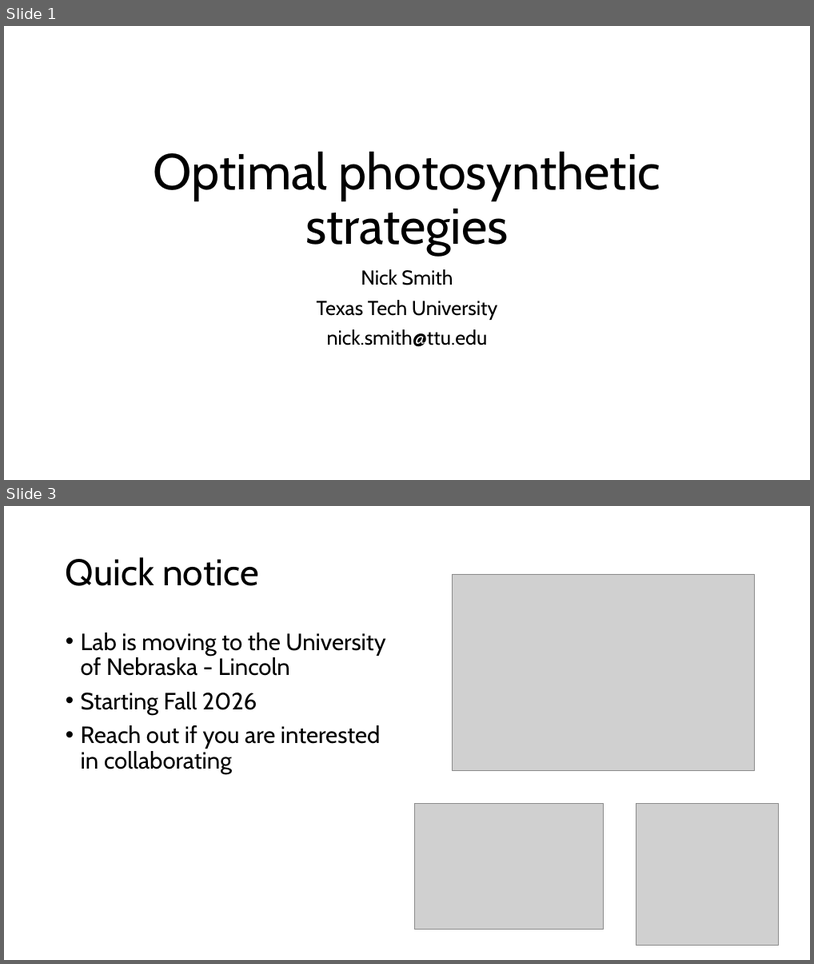
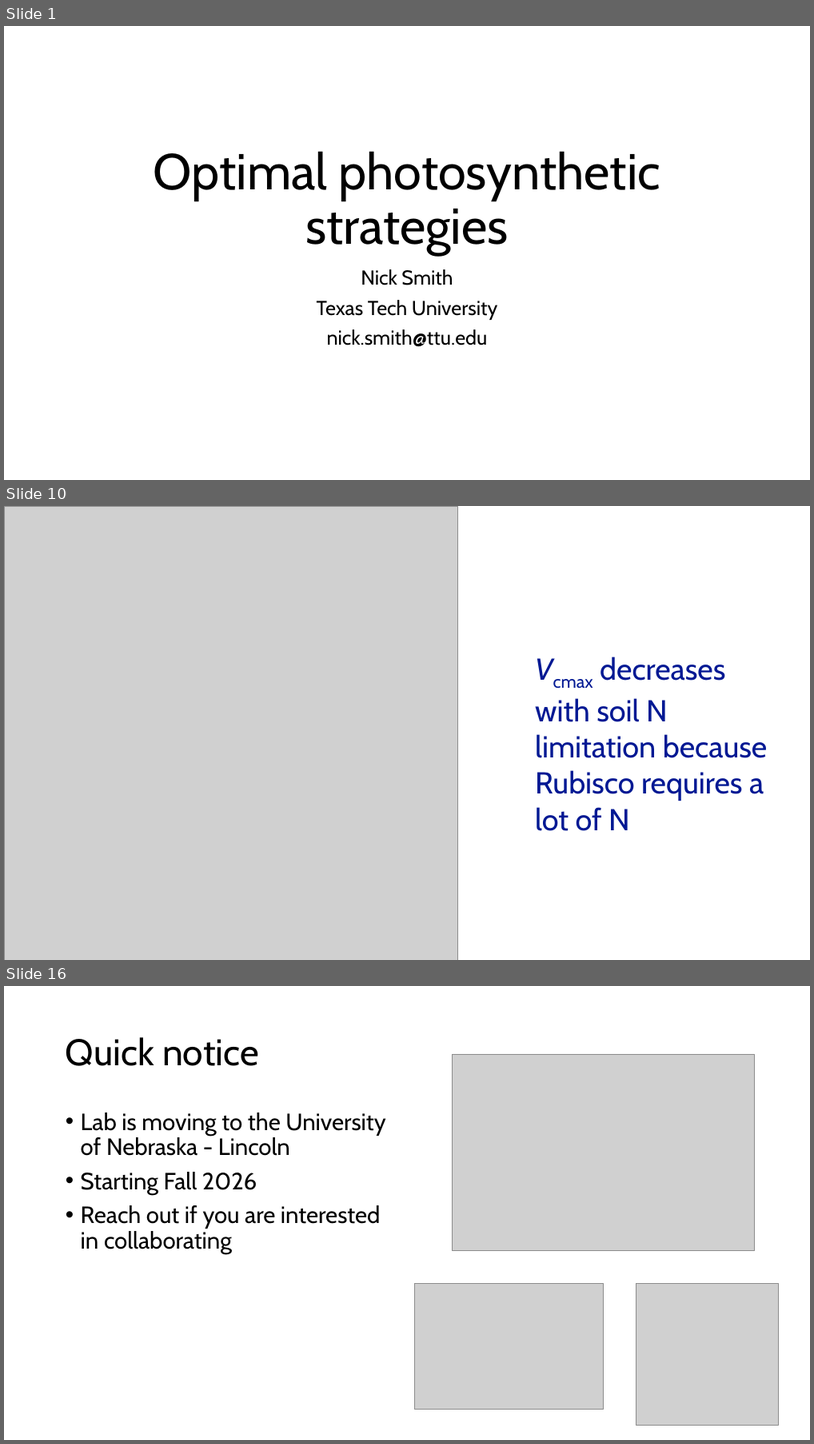
Before and after one commit to SmithEcophysLab/egu_2026, a slide deck: src/egu2026_optphoto_smith.pptx. Shown one above the other, each under a label of ours: slides 1 and 3 before the commit, slides 1, 10 and 16 after it; the slides between them are not shown. The pictures are 814x964 and 814x1444 pixels, drawn with LibreOffice and Linux fonts; fonts in the diff are those of the drawing; grey boxes stand for pictures. Boxes give left, top, right and bottom in pixels: in the first picture for what was removed or moved away, otherwise in the second. Text is boxed around its words. In the diff, an @@ line names an element or a change of style, - is before the commit and + after.

```diff
--- a/src/egu2026_optphoto_smith.pptx
+++ b/src/egu2026_optphoto_smith.pptx
@@ slide 10 added at [4,506,810,960], background #FFFFFF @@
@@ picture added at [4,506,458,960] @@
@@ text added at [535,656,767,831], 36 pt, text #011893 @@
+Vcmax decreases with soil N limitation because Rubisco requires a lot of N
@@ what was slide 3 is now slide 16 @@
```
Also in this commit, not shown: 13 other slides added, 1 slide removed, 1 other file.
